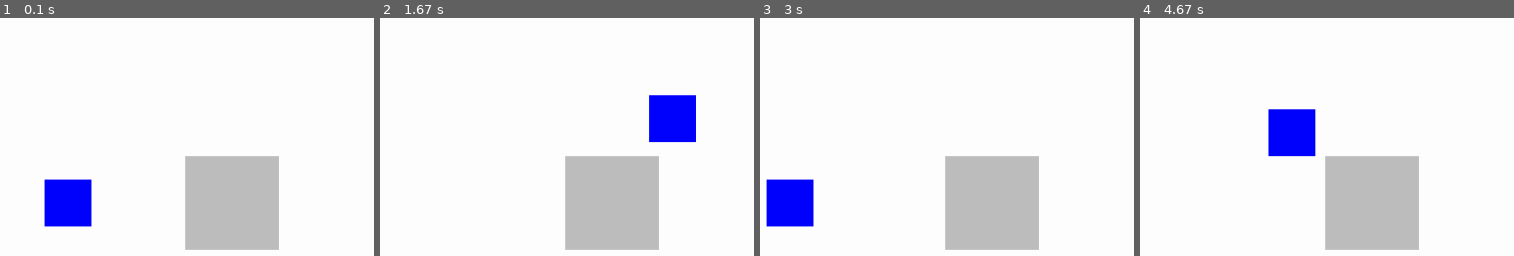
Above: before the commit, frames 1-4 (left to right).
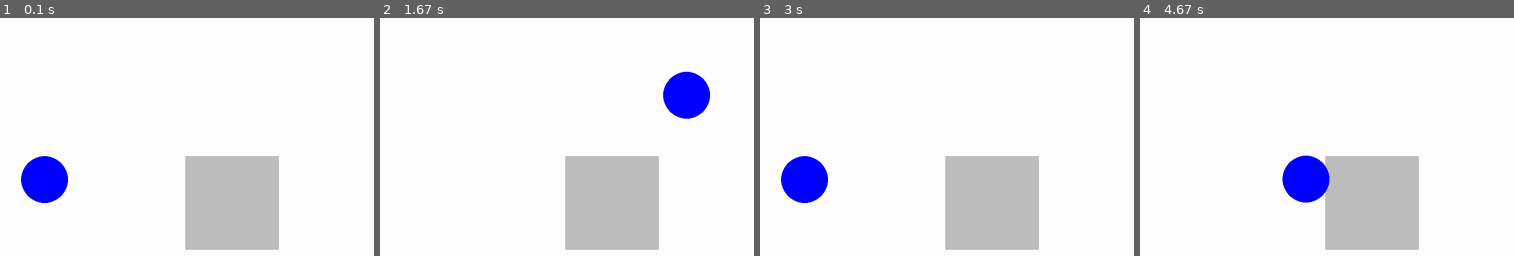
Above: after the commit, the same moments.

Repository: binaerverkehr/pygamece-tutorial
Game: pygame game, started from main.py
Same seed, same stepped clock (60 frames per second), same inputs: the game is played once before the commit and once after it.
Inputs:
- Up to frame 1 (0.1 s): no input
- Up to frame 2 (1.67 s): hold D 0.33-0.8 s; hold W 0.83-1.13 s; hold D 1.17-1.63 s
- Up to frame 3 (3 s): hold A 1.67-2.2 s; hold S 2.23-2.53 s; hold A 2.57-2.97 s
- Up to frame 4 (4.67 s): hold W 3-3.37 s; hold D 3.4-4.03 s; hold S 4.07-4.43 s; hold A from 4.47 s (still down)

The runs differ from the first frame. In frame 1, 3.6% of the frame differs, in the area x 5-25%, y 57-88%; in frame 2, 3.1%; in frame 3, 3.1%; in frame 4, 4.6%, in the area x 34-51%, y 38-78%.

Commit message:
Spieler als Circle

Diff:
--- a/main.py
+++ b/main.py
@@ -14,8 +14,8 @@
 speed = 600
 radius = 50
 
-player = Player(CENTER_X - 50, CENTER_Y - 50, 100, 100)
-obstacle = pygame.Rect((player.x + 300, player.y - player.height / 2), (200, 200))
+player = Player(CENTER_X - 50, CENTER_Y - 50, radius)
+obstacle = pygame.Rect((CENTER_X + 250, CENTER_Y - 100), (200, 200))
 
 running = True
 while running:
@@ -40,36 +40,22 @@
     if keys[pygame.K_d]:
         movement_x += movement
 
-    # Horizontale Kollisionserkennung
     player.x += movement_x
-
-    if player.x + player.width > WINDOW_WIDTH:
-        player.x = WINDOW_WIDTH - player.width
-    player.x = max(player.x, 0)
-
-    if player.rect.colliderect(obstacle):
-        if movement_x > 0:  # []-->[]
-            player.x = obstacle.left - player.width
-        elif movement_x < 0:  # []<--[]
-            player.x = obstacle.right
-
-    # Vertikale Kollisionserkennung
     player.y += movement_y
 
-    player.y = max(player.y, 0)
-    if player.y + player.height > WINDOW_HEIGHT:
-        player.y = WINDOW_HEIGHT - player.height
-
-    if player.rect.colliderect(obstacle):
-        if movement_y > 0:
-            player.y = obstacle.top - player.height
-        elif movement_y < 0:
-            player.y = obstacle.bottom
+    if player.x - player.radius < 0:
+        player.x = player.radius
+    if player.x + player.radius > WINDOW_WIDTH:
+        player.x = WINDOW_WIDTH - player.radius
+    if player.y - player.radius < 0:
+        player.y = player.radius
+    if player.y + player.radius > WINDOW_HEIGHT:
+        player.y = WINDOW_HEIGHT - player.radius
 
     window.fill("white")
 
     pygame.draw.rect(window, "grey", obstacle)
-    pygame.draw.rect(window, "blue", player.rect)
+    pygame.draw.circle(window, "blue", (player.x, player.y), player.radius)
 
     pygame.display.flip()
 
--- a/player.py
+++ b/player.py
@@ -1,13 +1,5 @@
-import pygame
-
-
 class Player:
-    def __init__(self, x: float, y: float, width, height):
+    def __init__(self, x: float, y: float, radius):
         self.x = float(x)
         self.y = float(y)
-        self.width = width
-        self.height = height
-
-    @property
-    def rect(self):
-        return pygame.Rect((self.x, self.y), (self.width, self.height))
+        self.radius = radius
